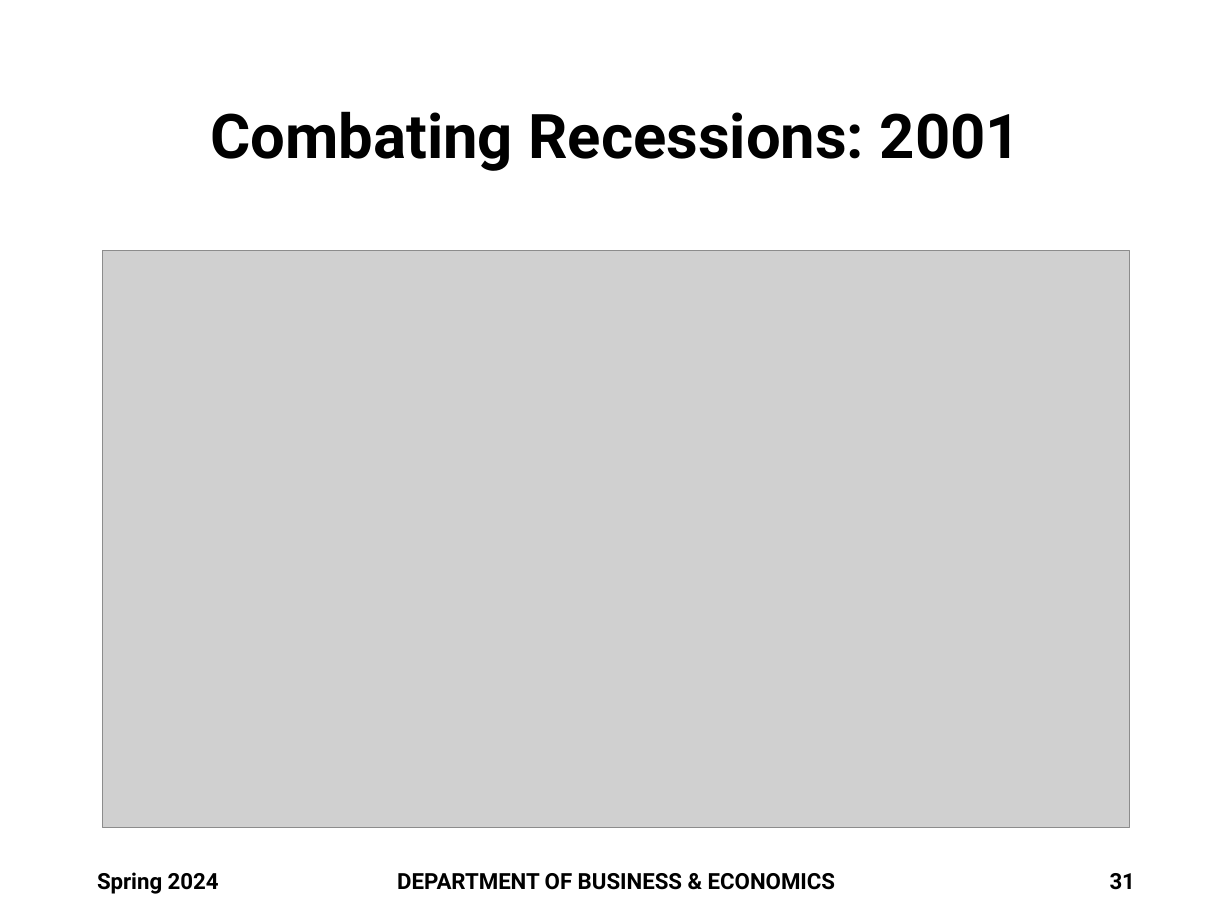
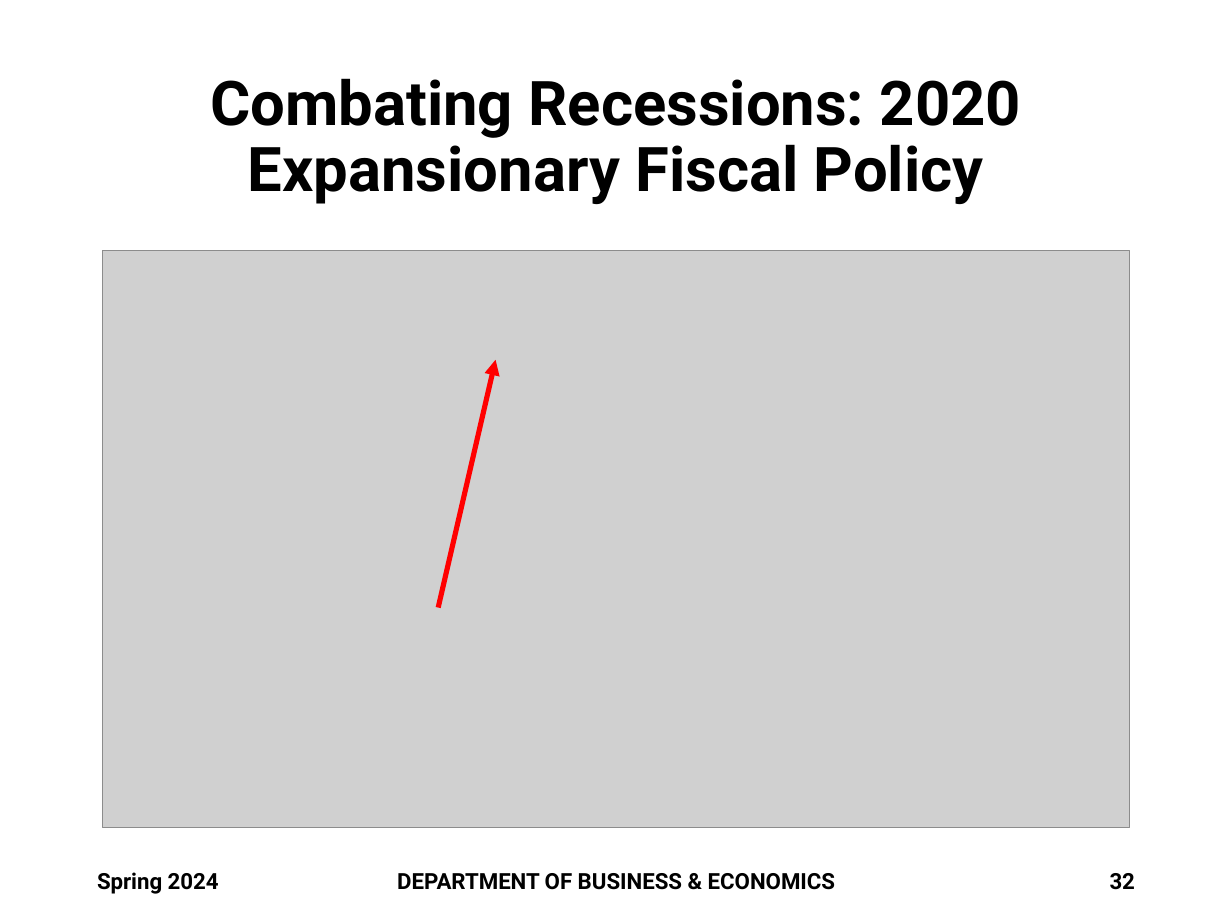
Before and after one commit to brianhwpark/brianhwpark.github.io, a slide deck: slide 32 of files/teaching-resources/monmouthcollege-econ-301/econ-301-s2024/econ-301-s2024-lecture-note/ECON301-S2024-LEC05.pptx (slide 31 before the commit). Drawn at 1232x924 pixels with LibreOffice and Linux fonts; fonts in the diff are those of the drawing; grey boxes stand for pictures; background and template pictures are left out. Boxes give left, top, right and bottom in pixels: in the first picture for what was removed or moved away, otherwise in the second. Text is boxed around its words. In the diff, an @@ line names an element or a change of style, - is before the commit and + after.

```diff
--- a/files/teaching-resources/monmouthcollege-econ-301/econ-301-s2024/econ-301-s2024-lecture-note/ECON301-S2024-LEC05.pptx
+++ b/files/teaching-resources/monmouthcollege-econ-301/econ-301-s2024/econ-301-s2024-lecture-note/ECON301-S2024-LEC05.pptx
@@ title at <box>210,78,1021,204</box>: text changed @@
-Combating Recessions: 2001
+Combating Recessions: 2020
+Expansionary Fiscal Policy
@@ arrow added from (439, 607) to (495, 360), #FF0000 3 pt @@
@@ page number at <box>1110,873,1135,890</box>: text changed @@
-31
+32
```
Also in this commit, not shown: 3 other slides changed, 1 slide added, 8 other files.
